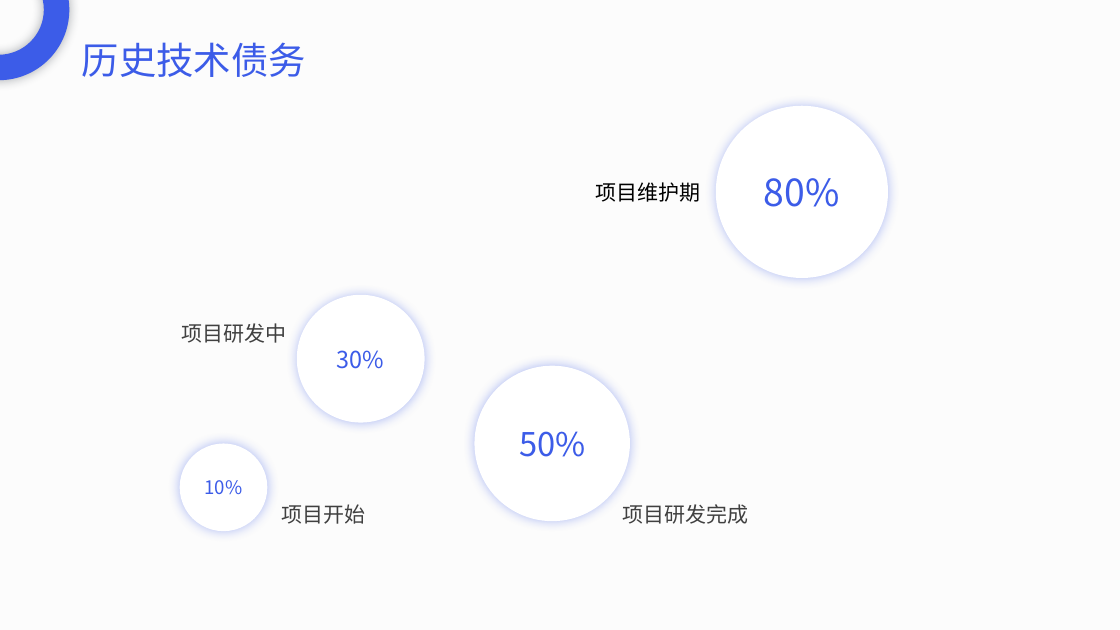
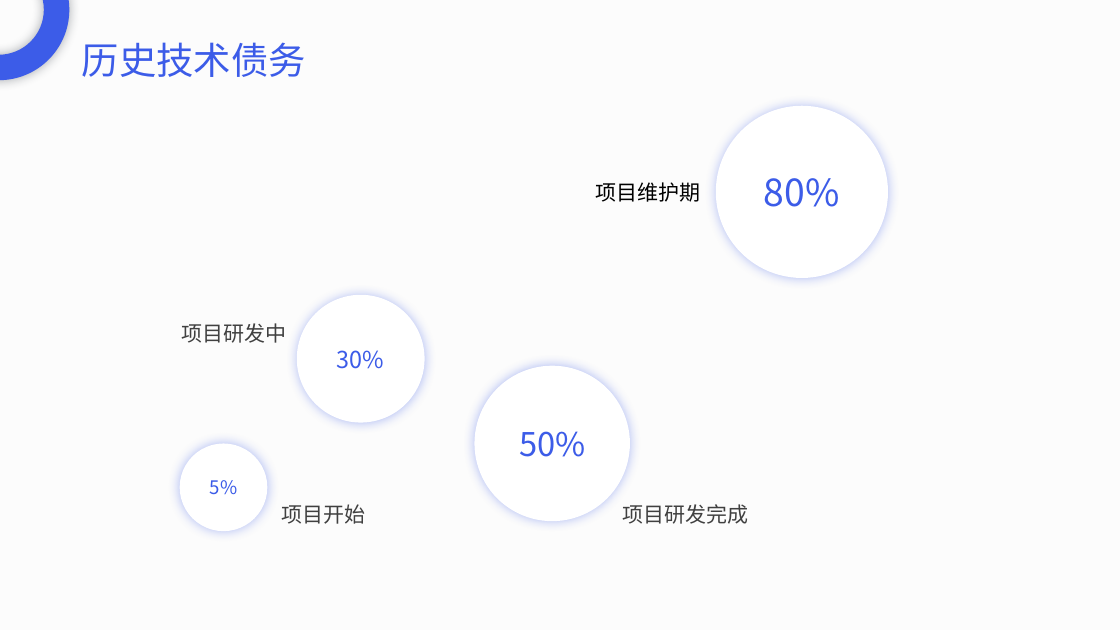
Before and after one commit to DreamPWJ/spring-boot-bug, a slide deck: slide 13 of 潘维吉2021工作总结.pptx. Drawn at 1120x630 pixels with LibreOffice and Linux fonts; fonts in the diff are those of the drawing. Boxes give left, top, right and bottom in pixels: in the first picture for what was removed or moved away, otherwise in the second. Text is boxed around its words. In the diff, an @@ line names an element or a change of style, - is before the commit and + after.

```diff
--- a/潘维吉2021工作总结.pptx
+++ b/潘维吉2021工作总结.pptx
@@ text in ellipse at <box>210,480,237,495</box>: text changed @@
-10%
+5%
```
Also in this commit, not shown: 2 other slides changed.
